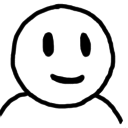
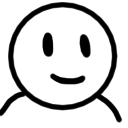
The second 128 × 128 image is a revision of the first. Changes to its layers:
removed layer "Paint Layer 4" over [0,2,126,128]
added layer "Border" above "Shoulders" over [0,2,126,128]
added layer "Shoulders" above "Filling" over [0,2,126,128]
